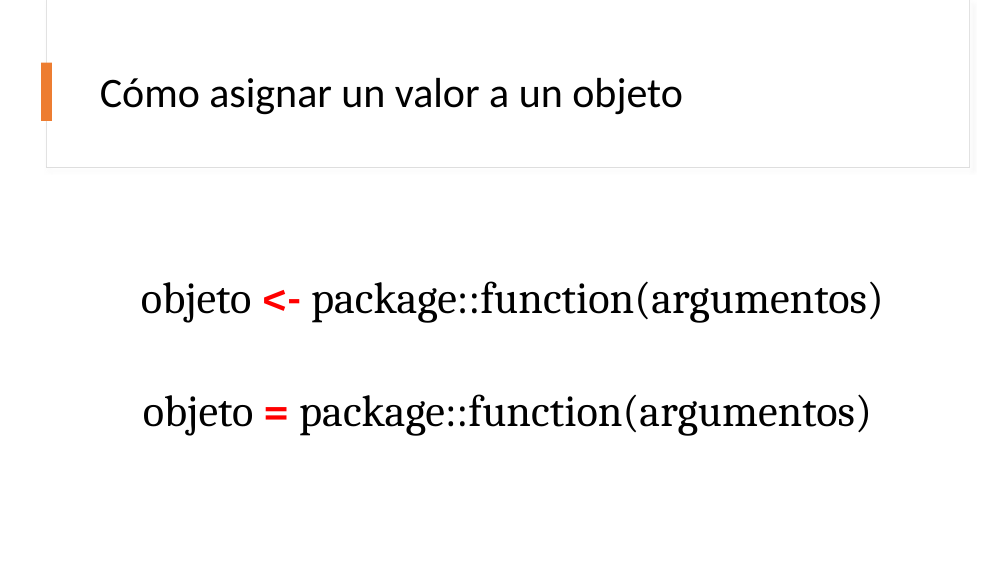
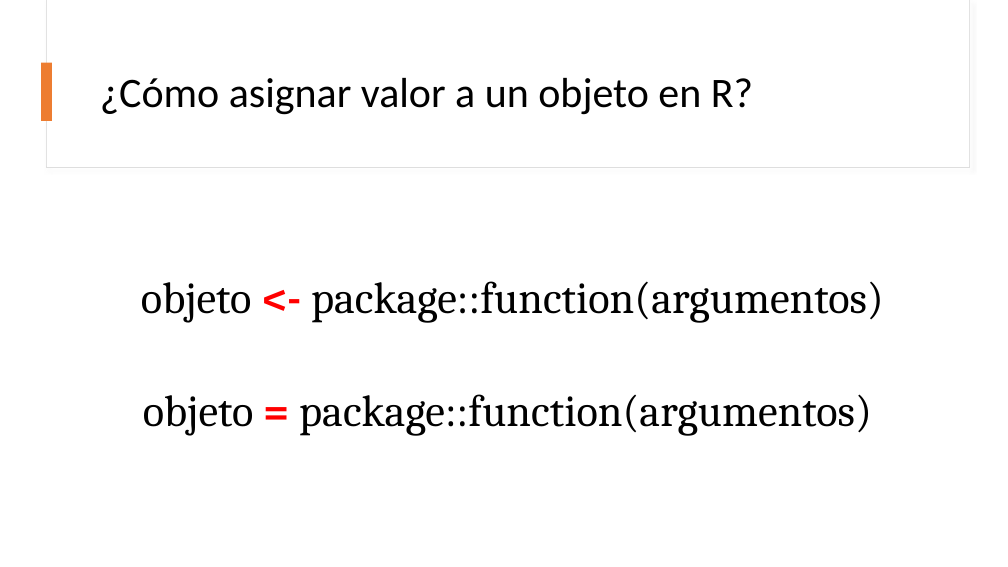
Before and after one commit to MaryoHg/Taller_Intro_R_CICESE-2023, a slide deck: slide 2 of presentaciones/estructura_comando_R_explained.pptx. Drawn at 1008x567 pixels with LibreOffice and Linux fonts; fonts in the diff are those of the drawing. Boxes give left, top, right and bottom in pixels: in the first picture for what was removed or moved away, otherwise in the second. Text is boxed around its words. In the diff, an @@ line names an element or a change of style, - is before the commit and + after.

```diff
--- a/presentaciones/estructura_comando_R_explained.pptx
+++ b/presentaciones/estructura_comando_R_explained.pptx
@@ title at box(100, 78, 753, 115): text changed @@
-Cómo asignar un valor a un objeto
+¿Cómo asignar valor a un objeto en R?
```
Also in this commit, not shown: 2 other slides changed.
